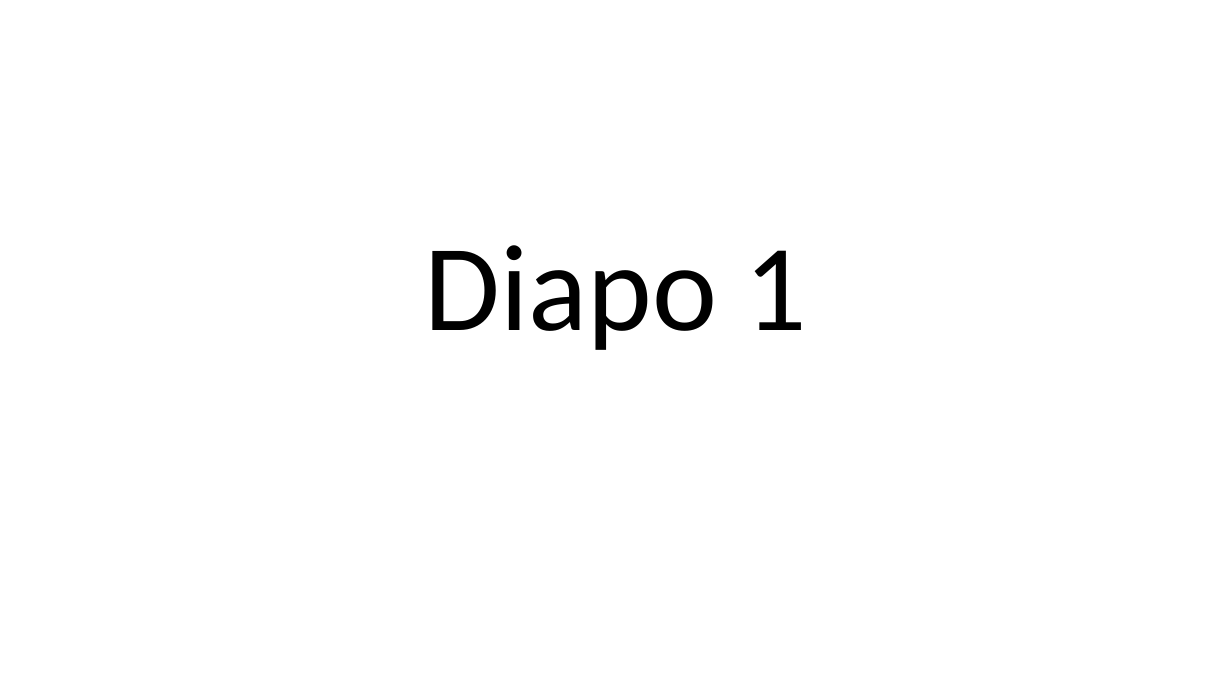
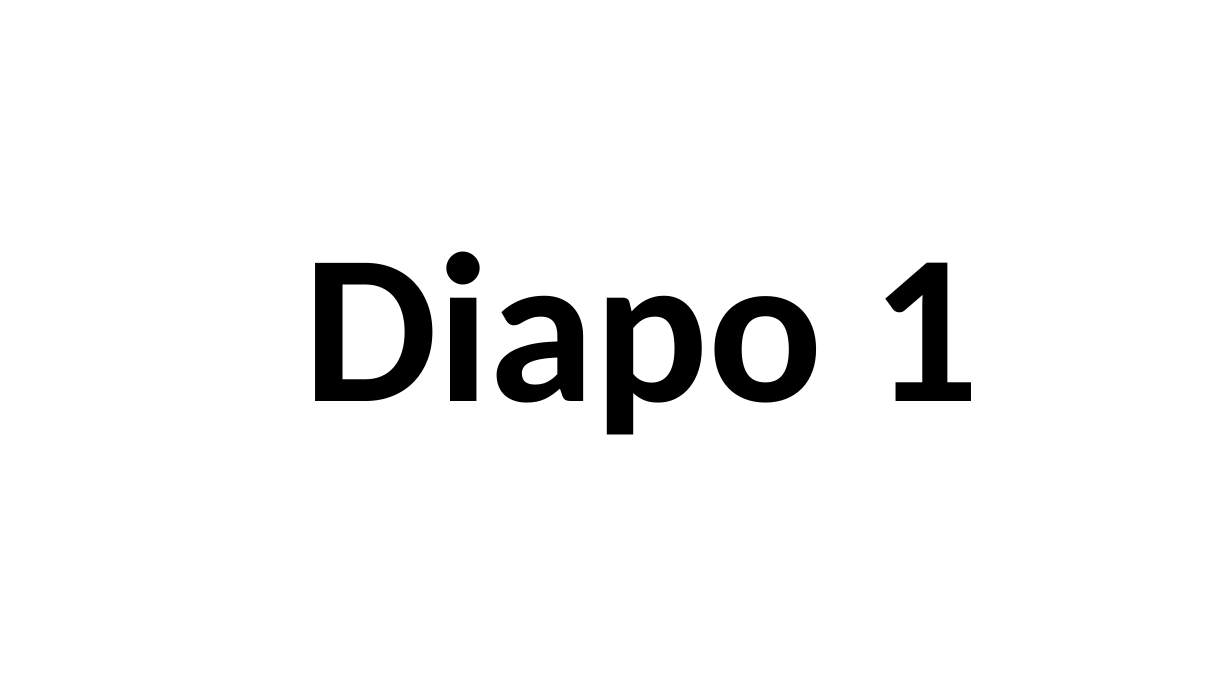
Before and after one commit to amirouche-test/cours, a slide deck: slide 1 of 3 am/2 العروض التقديمية/1 تصميم عرض تقديمي/cours 9/exemple.pptx. Drawn at 1232x693 pixels with LibreOffice and Linux fonts; fonts in the diff are those of the drawing. Boxes give left, top, right and bottom in pixels: in the first picture for what was removed or moved away, otherwise in the second. Text is boxed around its words. In the diff, an @@ line names an element or a change of style, - is before the commit and + after.

```diff
--- a/3 am/2 العروض التقديمية/1 تصميم عرض تقديمي/cours 9/exemple.pptx
+++ b/3 am/2 العروض التقديمية/1 تصميم عرض تقديمي/cours 9/exemple.pptx
@@ title "Diapo 1": place and size @@
-title "Diapo 1" at [424,245,807,350]
+title "Diapo 1" at [303,251,979,435]
@@ title "Diapo 1" at [303,251,979,435]: size 96 to 166 pt, bold on @@
```
Also in this commit, not shown: 4 other slides changed, 24 other files.
